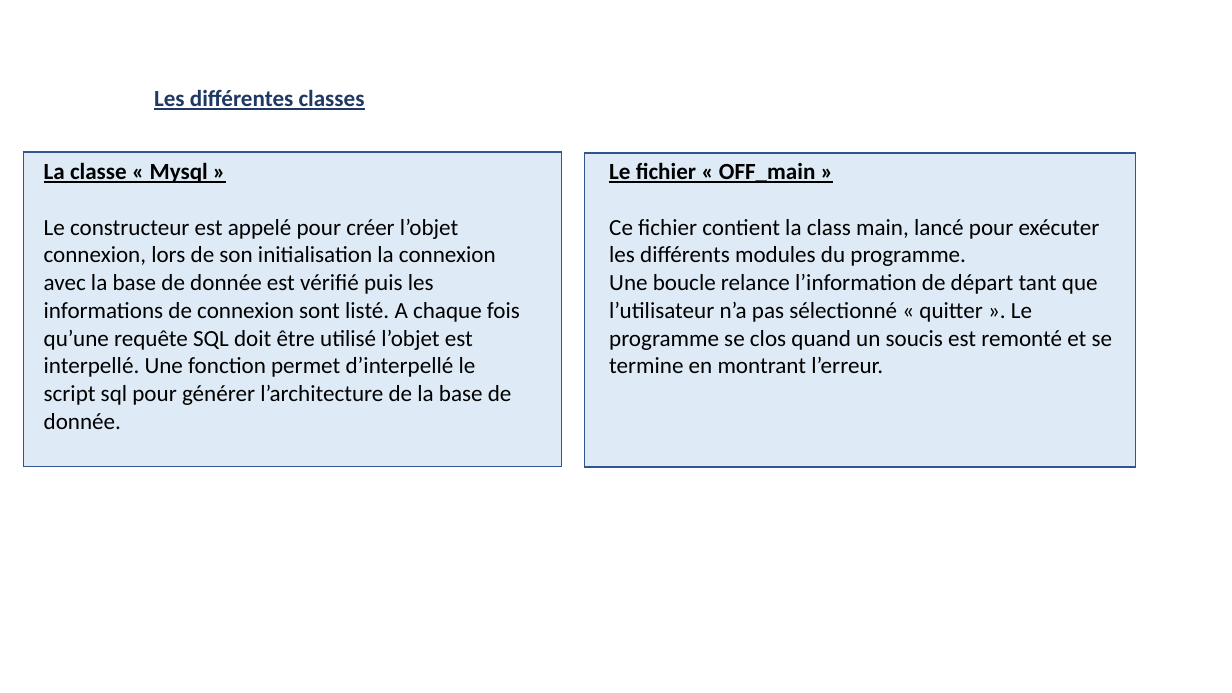
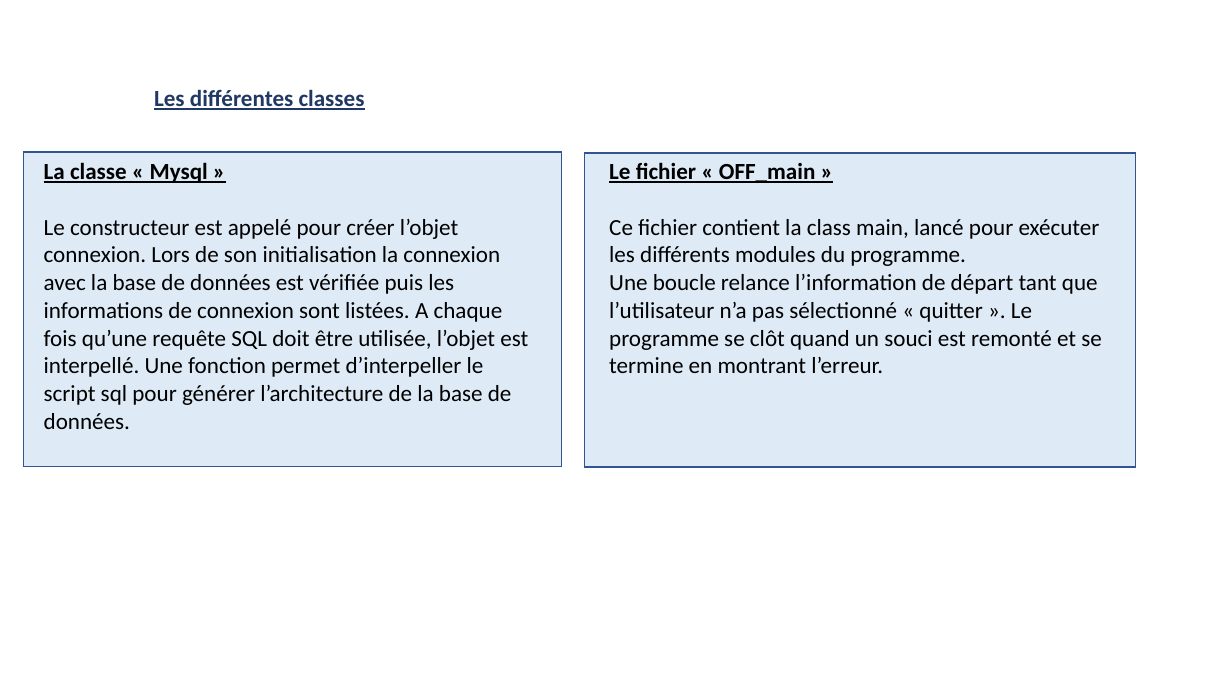
Before and after one commit to ZasshuNeko/OC-Projet_5, a slide deck: slide 8 of Documents/Présentation - OC - Projet n°5.pptx. Drawn at 1232x693 pixels with LibreOffice and Linux fonts; fonts in the diff are those of the drawing; background and template pictures are left out. Boxes give left, top, right and bottom in pixels: in the first picture for what was removed or moved away, otherwise in the second. Text is boxed around its words. In the diff, an @@ line names an element or a change of style, - is before the commit and + after.

```diff
--- a/Documents/Présentation - OC - Projet n°5.pptx
+++ b/Documents/Présentation - OC - Projet n°5.pptx
@@ text at bbox=[44, 219, 528, 429]: text changed @@
-Le constructeur est appelé pour créer l’objet connexion, lors de son initialisation la connexion avec la base de donnée est vérifié puis les informations de connexion sont listé. A chaque fois qu’une requête SQL doit être utilisé l’objet est interpellé. Une fonction permet d’interpellé le script sql pour générer l’architecture de la base de donnée.
+Le constructeur est appelé pour créer l’objet connexion. Lors de son initialisation la connexion avec la base de données est vérifiée puis les informations de connexion sont listées. A chaque fois qu’une requête SQL doit être utilisée, l’objet est interpellé. Une fonction permet d’interpeller le script sql pour générer l’architecture de la base de données.
@@ text at bbox=[609, 274, 1102, 373]: text changed @@
-Une boucle relance l’information de départ tant que l’utilisateur n’a pas sélectionné « quitter ». Le programme se clos quand un soucis est remonté et se termine en montrant l’erreur.
+Une boucle relance l’information de départ tant que l’utilisateur n’a pas sélectionné « quitter ». Le programme se clôt quand un souci est remonté et se termine en montrant l’erreur.
```
Also in this commit, not shown: 7 other slides changed, 9 other files.
